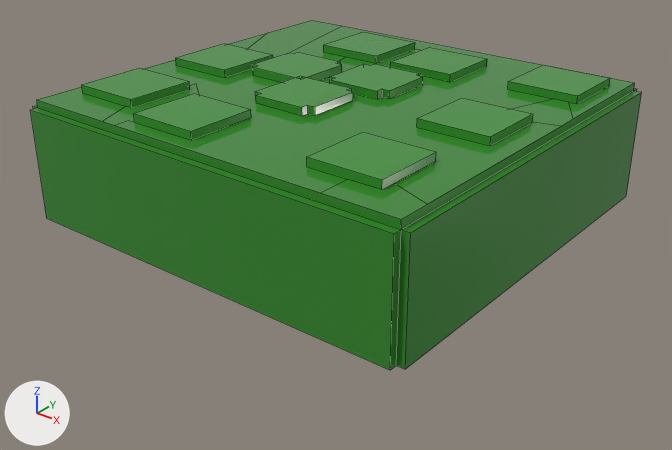
A saved change to the Blender file ProgrammingToolsAndBlenderFiles/AllModelsFileConverter2.blend.
Rendered twice from a 50 mm camera at (8.33, -10.6, 14.29) aimed at (0.14, -0.36, 7.94). Lighting does not change. The marker at lower left points along +X, +Y and +Z. Mesh edges are drawn as thin lines. The same objects are shown in both versions, whatever each file hides.

Names of what the first picture shows: 'Tree01_Upper'.
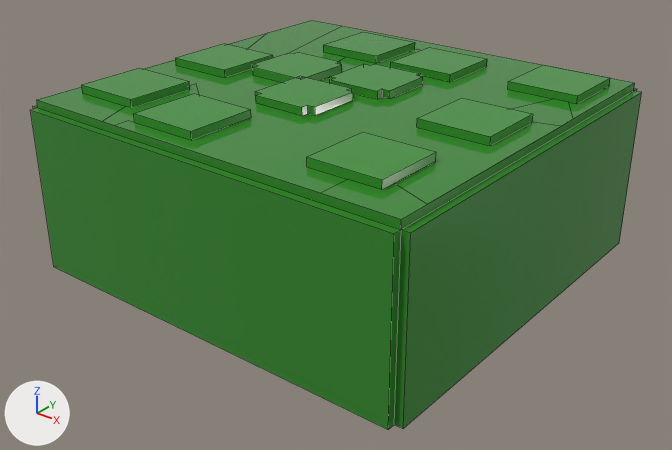
Diff of the bpy script that builds the scene:
```diff
--- a/ProgrammingToolsAndBlenderFiles/AllModelsFileConverter2.blend.py
+++ b/ProgrammingToolsAndBlenderFiles/AllModelsFileConverter2.blend.py
@@ me_tree01_upper @@
 me_tree01_upper.from_pydata(...)  # 189 vertices, 107 faces; spans x -27.0..27.0, y -26.0..26.0, z 25.0..41.0
 # used by ob_tree01_upper; location = (0.0, 0.0, 5.0); scale = (0.125, 0.125, 0.125)
+# me_tree01_upper part 1: all 12 vertices in x -27.0..27.0, y -26.0..26.0, z 25.0 are moved by (0.0, 0.0, -6.8)
 me_tree01_upper.materials.append(mat_tree01_upper__171)
```

Where the change shows, as pixel boxes [x1, y1, x2, y2] in the pictures (672 x 450 px; the box of a moved part takes in the faces that stretch with it):
'Tree01_Upper', reshaped (17% taller): before [30, 20, 642, 370]; after [30, 20, 642, 430]
part 1 of me_tree01_upper, moved or reshaped: before [30, 89, 642, 370]; after [30, 89, 642, 430]
